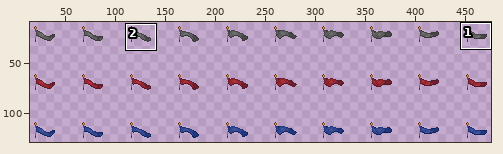
Sprite sheet, stored at Assets/Sprites/Enviroment/Flags/Flags spritesheet (1).png. The first picture is a wide view before the edit; the outline marks the close-up.
Close-up. Before the edit:
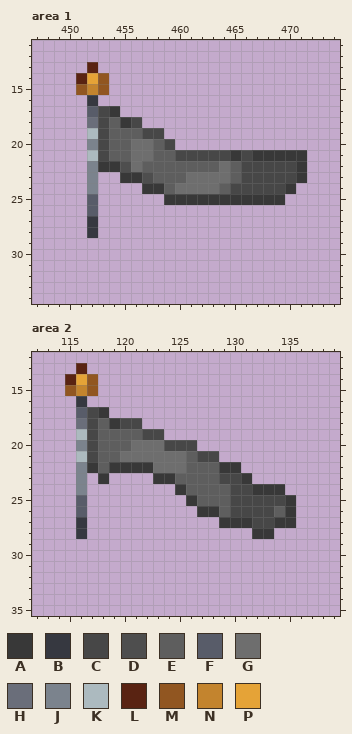
The file is 480x144 pixels. Colours within 5 levels of each other are drawn and written as one. Shown: area 1: x 447..474, y 11..34; area 2: x 112..139, y 12..35. The wide view leaves out empty margins. The commit also changed other parts of the picture, which this record leaves out.
Palette (. is transparent): A #383838  B #363840  C #474747  D #4e4e4e  E #5e5e5e  F #585c69  G #6e6e6e  H #6a6e7a  J #7b838d  K #acbabf  L #592312  M #915621  N #c3842e  P #e5a337
And afterwards:
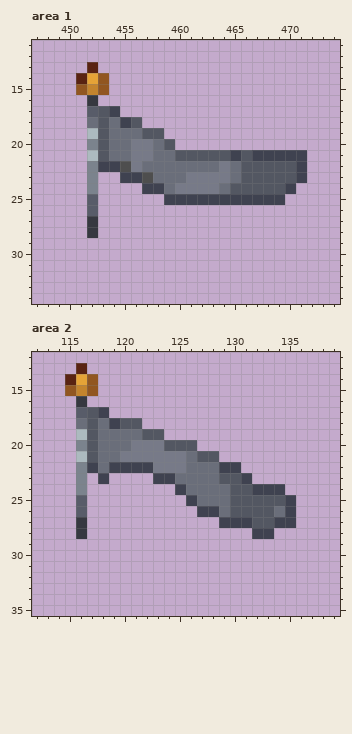
Edits made:
Colour A changes from #383838 to #3f4250.
Colour C changes from #474747 to #535762.
Colour G changes from #6e6e6e to #777a88.
Area 1:
The edit turns colour E into colour H in row 18 at x 454; in row 19 at x 454 to 456; in row 20 at x 454 to 455 and 458; in row 21 at x 454 to 455 and 458 to 459; in row 22 at x 457 to 463 and 465; in row 23 at x 458 to 460 and 465.
The edit turns colour E into colour H in row 24 at x 459 and 464.
Area 2:
The edit turns colour E into colour H in row 18 at x 118; in row 19 at x 118 to 121; in row 20 at x 118 to 120; in row 21 at x 118 to 119 and 126; in row 22 at x 118 and 126 to 128; in row 23 at x 125 to 128.
The edit turns colour E into colour H in row 24 at x 126 to 129; in row 25 at x 127 to 129; in row 26 at x 129 and 134.
Where, in picture pixels (left, top, right, bottom), the same in both close-ups:
changed: (98, 106, 307, 205)
changed: (87, 407, 296, 539)
